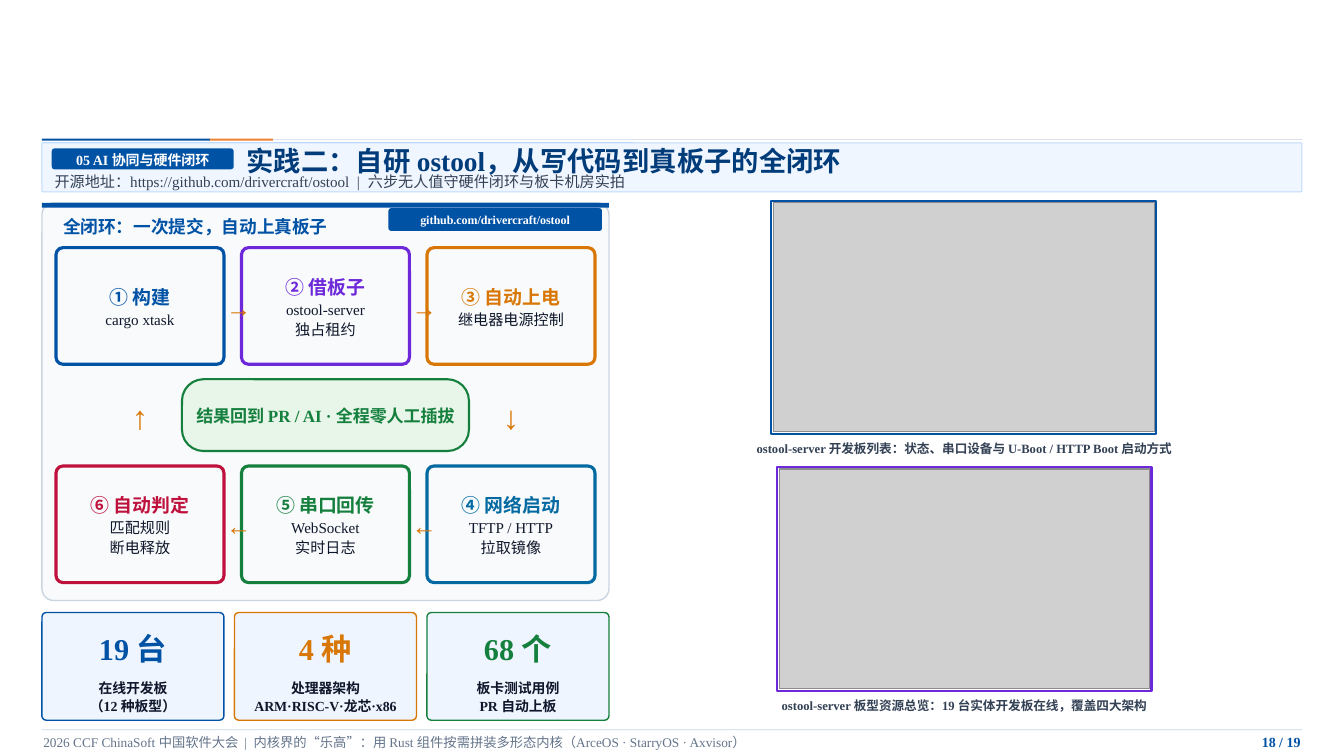
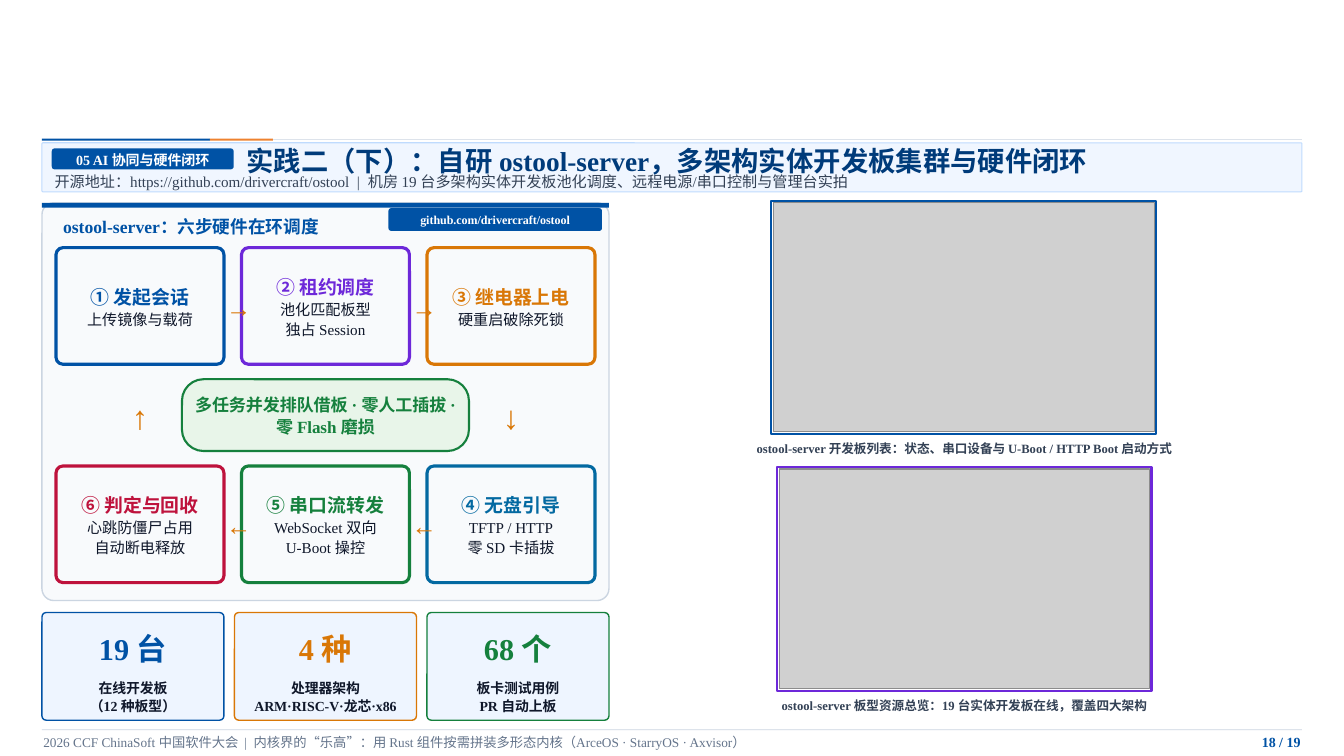
Before and after one commit to ZR233/tgoskits, a slide deck: slide 18 of TGOSKits_Presentation_v4.pptx. Drawn at 1344x756 pixels with LibreOffice and Linux fonts; fonts in the diff are those of the drawing; grey boxes stand for pictures; background and template pictures are left out. Boxes give left, top, right and bottom in pixels: in the first picture for what was removed or moved away, otherwise in the second. Text is boxed around its words. In the diff, an @@ line names an element or a change of style, - is before the commit and + after.

```diff
--- a/TGOSKits_Presentation_v4.pptx
+++ b/TGOSKits_Presentation_v4.pptx
@@ text at [246,147,1087,178]: text changed @@
-实践二：自研 ostool，从写代码到真板子的全闭环
+实践二（下）：自研 ostool-server，多架构实体开发板集群与硬件闭环
@@ text at [55,172,848,191]: text changed @@
-开源地址：https://github.com/drivercraft/ostool | 六步无人值守硬件闭环与板卡机房实拍
+开源地址：https://github.com/drivercraft/ostool | 机房 19 台多架构实体开发板池化调度、远程电源/串口控制与管理台实拍
@@ text at [63,220,319,235]: text changed @@
-全闭环：一次提交，自动上真板子
+ostool-server：六步硬件在环调度
@@ text at [87,288,193,326]: text changed @@
-① 构建
-cargo xtask
+① 发起会话
+上传镜像与载荷
@@ text at [276,278,374,337]: text changed @@
-② 借板子
-ostool-server
-独占租约
+② 租约调度
+池化匹配板型
+独占 Session
@@ text at [452,288,569,327]: text changed @@
-③ 自动上电
-继电器电源控制
+③ 继电器上电
+硬重启破除死锁
@@ text at [195,396,447,435]: text changed @@
-结果回到 PR / AI · 全程零人工插拔
+多任务并发排队借板 · 零人工插拔 · 零 Flash 磨损
@@ text at [81,496,198,555]: text changed @@
-⑥ 自动判定
-匹配规则
-断电释放
+⑥ 判定与回收
+心跳防僵尸占用
+自动断电释放
@@ text at [267,496,384,555]: text changed @@
-⑤ 串口回传
-WebSocket
-实时日志
+⑤ 串口流转发
+WebSocket 双向
+U-Boot 操控
@@ text at [462,496,560,514]: text changed @@
-④ 网络启动
+④ 无盘引导
@@ text at [468,540,554,555]: text changed @@
-拉取镜像
+零 SD 卡插拔
```
Also in this commit, not shown: 2 other slides changed, 1 slide added, 1 slide removed, 1 other file.
